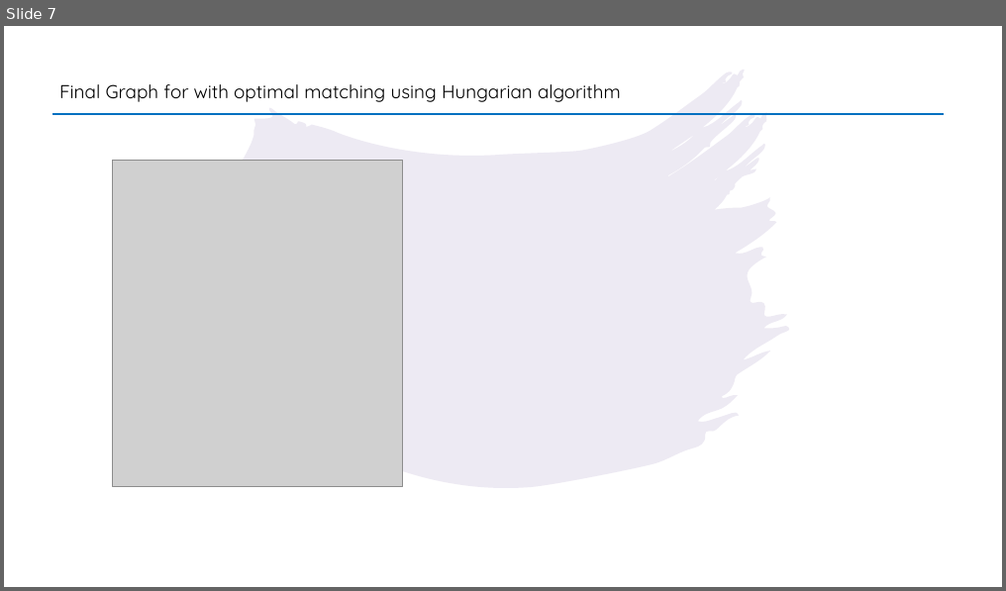
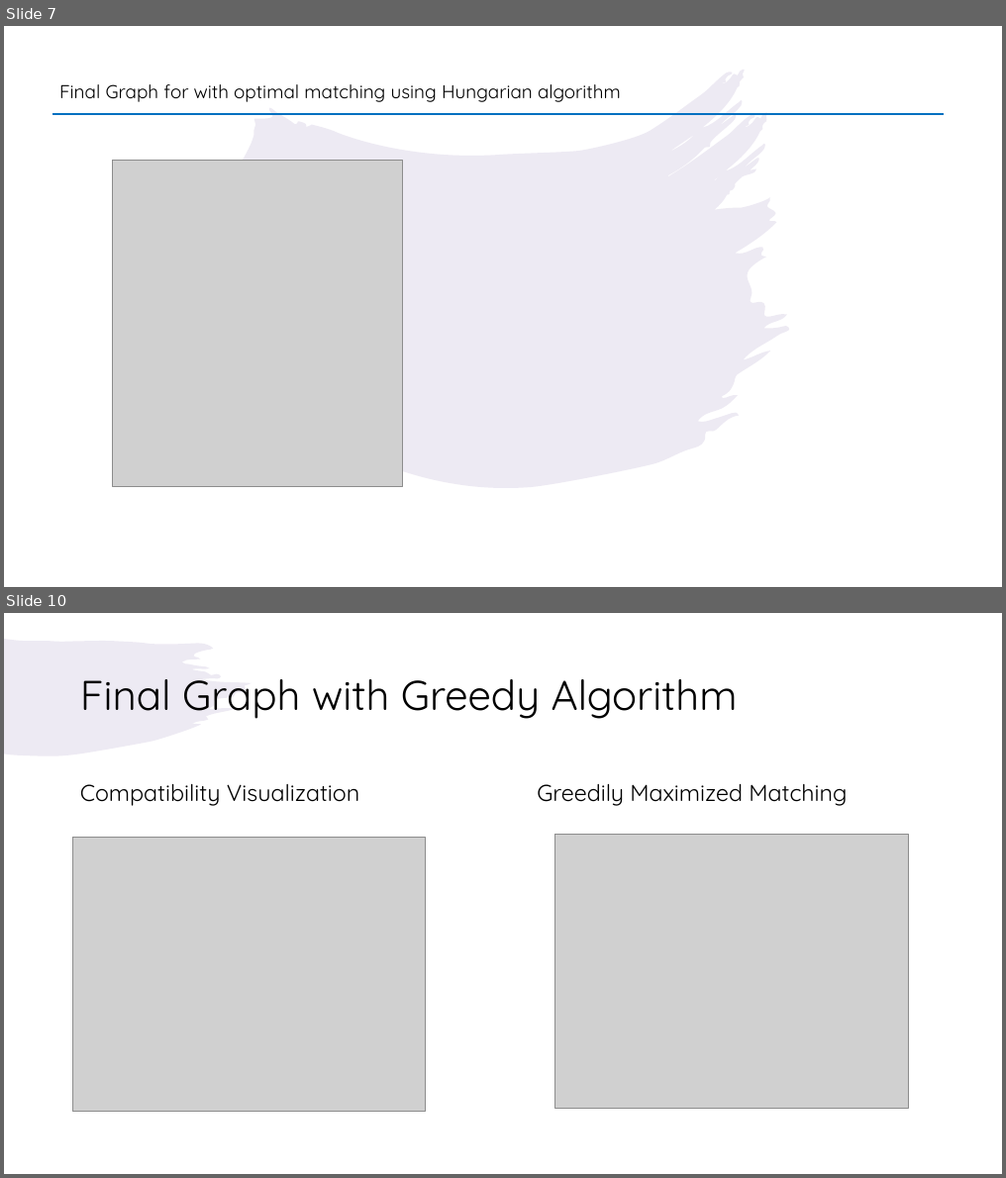
Before and after one commit to harish-udhay/Hungarian_algorithm_for_kidney_exchange, a slide deck: project.pptx. Shown one above the other, each under a label of ours: slide 7 before the commit, slides 7 and 10 after it; the slides between them are not shown. The pictures are 1006x591 and 1006x1178 pixels, drawn with LibreOffice and Linux fonts; fonts in the diff are those of the drawing; grey boxes stand for pictures. Boxes give left, top, right and bottom in pixels: in the first picture for what was removed or moved away, otherwise in the second. Text is boxed around its words. In the diff, an @@ line names an element or a change of style, - is before the commit and + after.

Commit message:
Added Greedy Method to the presentation

```diff
--- a/project.pptx
+++ b/project.pptx
@@ slide 10 added at box(4, 613, 1002, 1174), background #FFFFFF @@
@@ freeform shape added at box(4, 639, 252, 756), fill #A996C6 at 20% opacity @@
@@ title added at box(80, 679, 738, 719), 40 pt, text #000000 @@
+Final Graph with Greedy Algorithm
@@ text added at box(80, 784, 359, 806), 22.2 pt, text #000000 @@
+Compatibility Visualization
@@ text added at box(537, 784, 846, 806), 22.2 pt, text #000000 @@
+Greedily Maximized Matching
@@ picture added at box(72, 838, 426, 1112) @@
@@ picture added at box(555, 834, 908, 1109) @@
```
Also in this commit, not shown: 3 other slides added, 1 slide removed.
